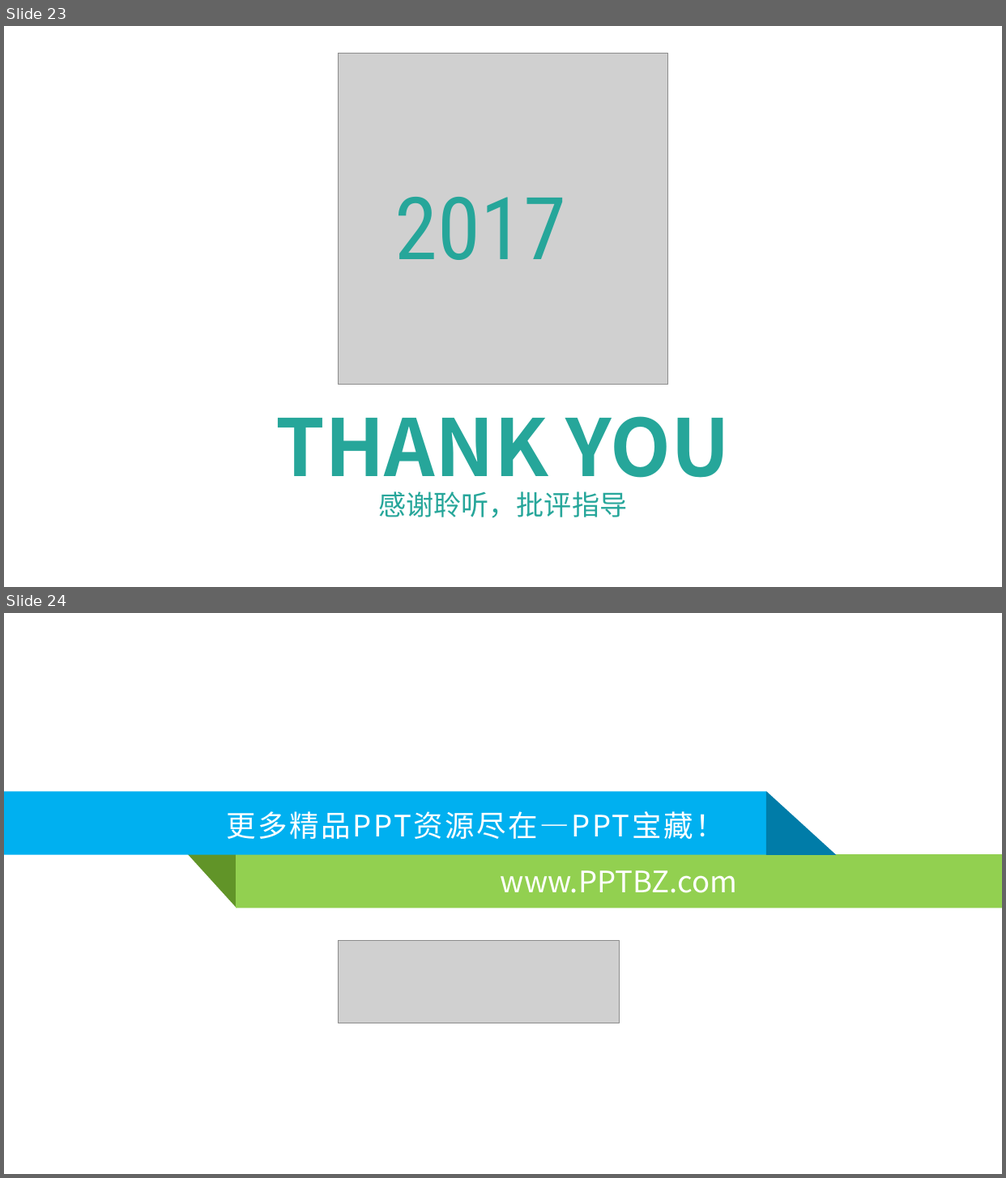
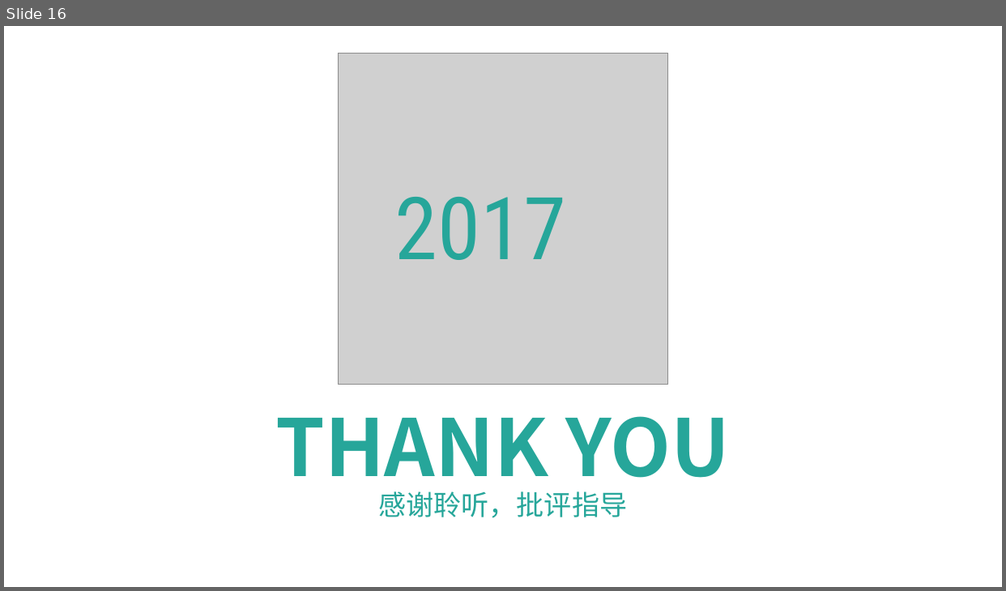
Before and after one commit to wangqiang66/webpack, a slide deck: Webpack简介.pptx. Shown one above the other, each under a label of ours: slides 23 and 24 before the commit, slide 16 after it. The pictures are 1006x1178 and 1006x591 pixels, drawn with LibreOffice and Linux fonts; fonts in the diff are those of the drawing; grey boxes stand for pictures; background and template pictures are left out. Boxes give left, top, right and bottom in pixels: in the first picture for what was removed or moved away, otherwise in the second. Text is boxed around its words. In the diff, an @@ line names an element or a change of style, - is before the commit and + after.

```diff
--- a/Webpack简介.pptx
+++ b/Webpack简介.pptx
@@ slide 24 removed at (x1=4, y1=613, x2=1002, y2=1174), background #FFFFFF @@
@@ rectangle removed at (x1=4, y1=792, x2=766, y2=855) @@
-更多精品PPT资源尽在—PPT宝藏！
@@ right triangle removed at (x1=766, y1=791, x2=836, y2=855) @@
@@ freeform shape removed at (x1=188, y1=854, x2=236, y2=909) @@
@@ rectangle removed at (x1=236, y1=854, x2=1002, y2=909) @@
-www.PPTBZ.com
@@ picture removed at (x1=339, y1=940, x2=619, y2=1023) @@
@@ what was slide 23 is now slide 16 @@
```
Also in this commit, not shown: 1 slide changed, 8 slides added, 15 other slides removed, 1 other file.
